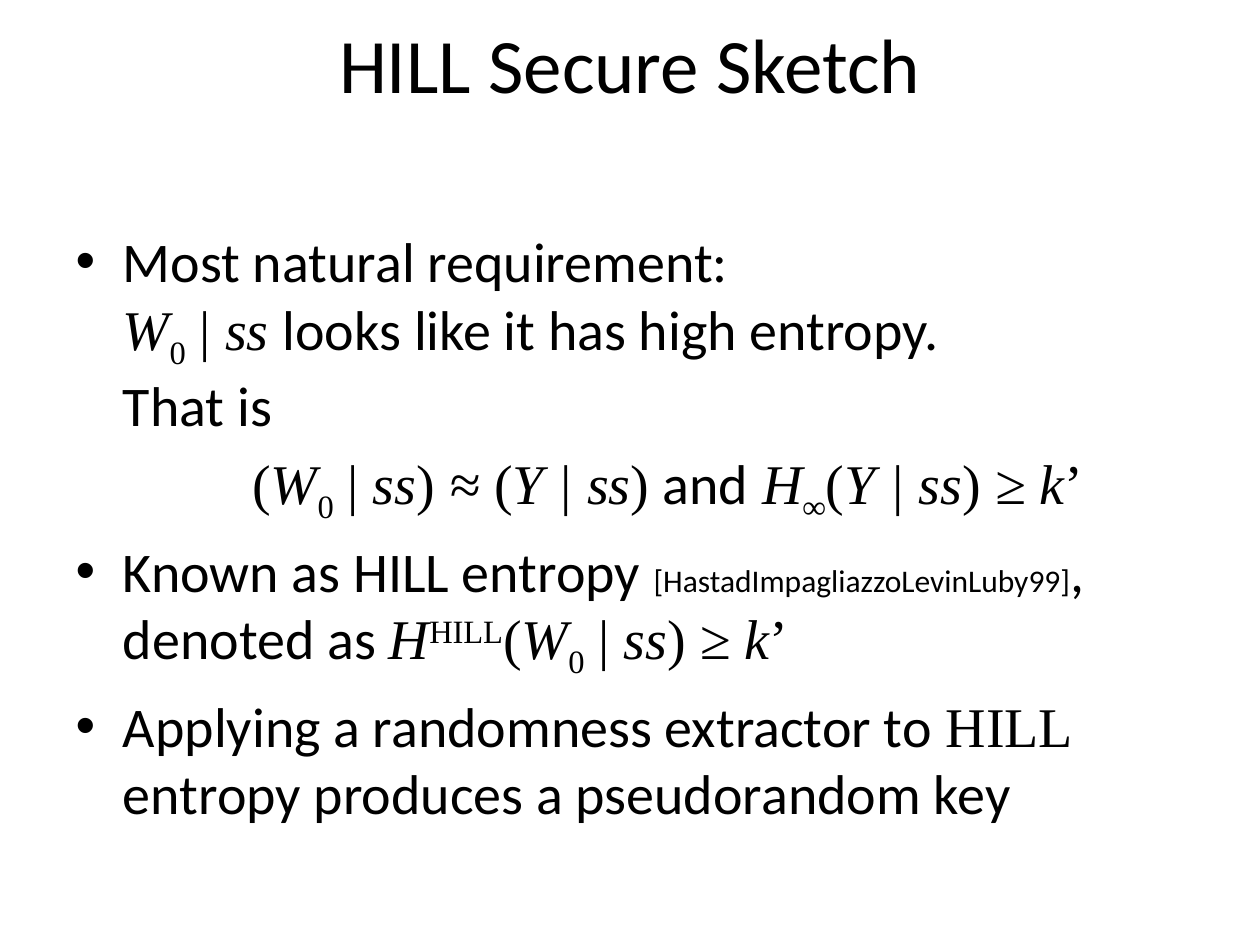
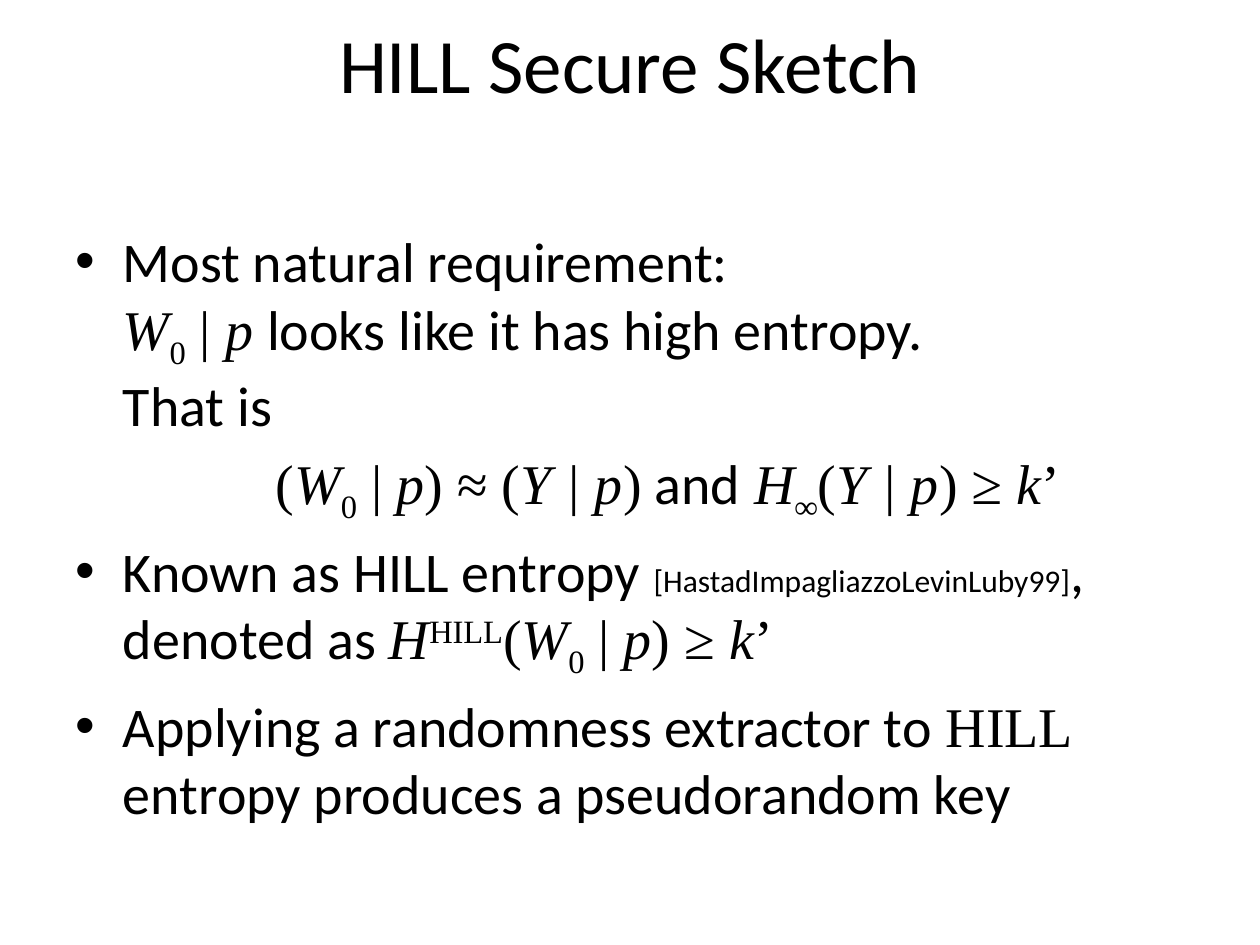
Before and after one commit to xianruimeng/comp-fuzzy-ext, a slide deck: slide 13 of ComputationalFuzzyExtractors.pptx. Drawn at 1260x945 pixels with LibreOffice and Linux fonts; fonts in the diff are those of the drawing. Boxes give left, top, right and bottom in pixels: in the first picture for what was removed or moved away, otherwise in the second. Text is boxed around its words. In the diff, an @@ line names an element or a change of style, - is before the commit and + after.

Commit message:
Draft 1a of presentation

```diff
--- a/ComputationalFuzzyExtractors.pptx
+++ b/ComputationalFuzzyExtractors.pptx
@@ text at (123,243,1070,670): text changed @@
-• Most natural requirement:
-  W0 | ss looks like it has high entropy.
-  That is
-(W0 | ss) ≈ (Y | ss) and H∞(Y | ss) ≥ k’
-• Known as HILL entropy [HastadImpagliazzoLevinLuby99], denoted as HHILL(W0 | ss) ≥ k’
+• Most natural requirement:
+  W0 | p looks like it has high entropy.
+  That is
+(W0 | p) ≈ (Y | p) and H∞(Y | p) ≥ k’
+• Known as HILL entropy [HastadImpagliazzoLevinLuby99], denoted as HHILL(W0 | p) ≥ k’
```
Also in this commit, not shown: 11 other slides changed, 2 slides added.
